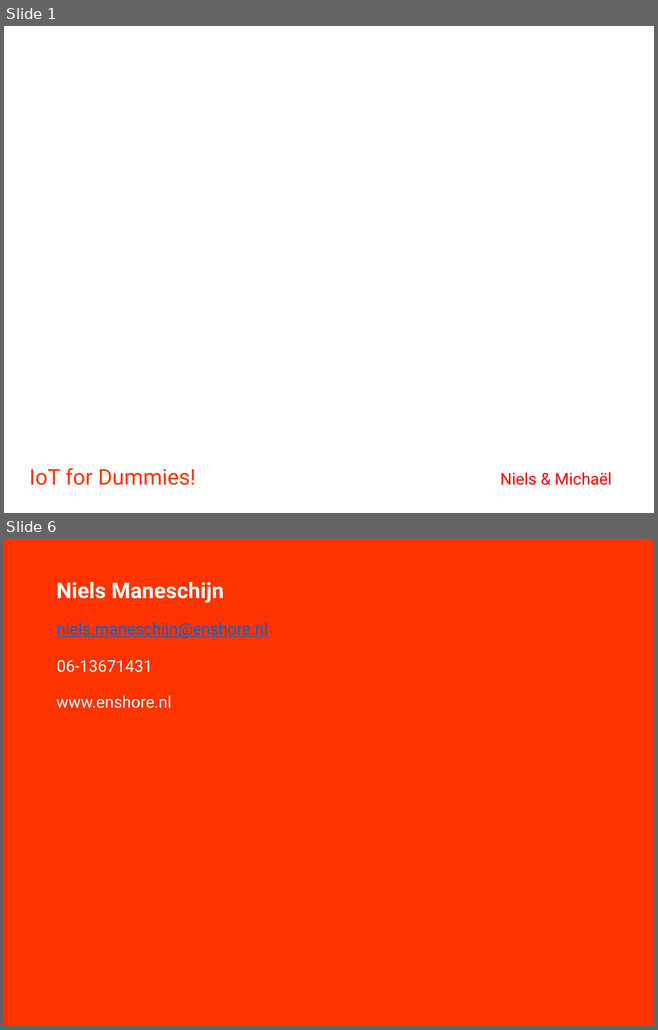
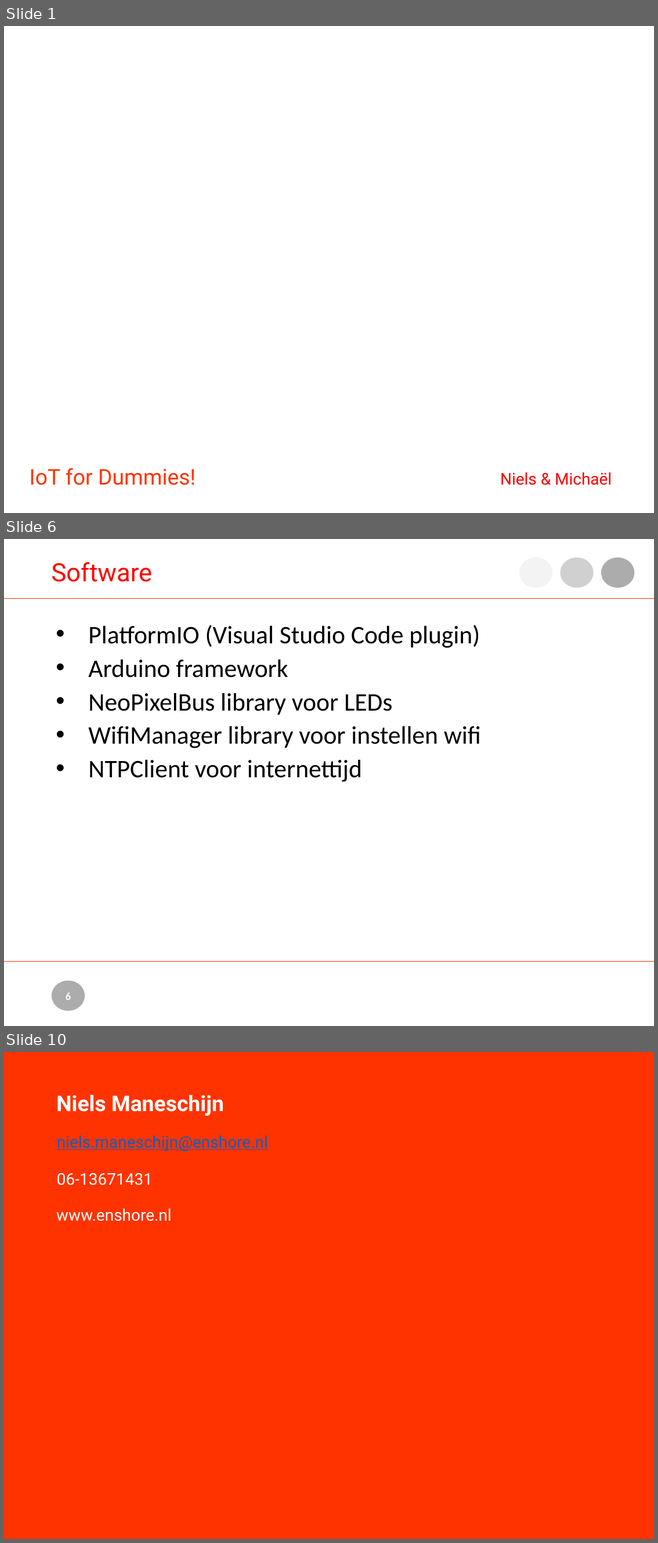
Before and after one commit to nielsmaneschijn/lotlr, a slide deck: doc/IOT for Dummies.pptx. Shown one above the other, each under a label of ours: slides 1 and 6 before the commit, slides 1, 6 and 10 after it; the slides between them are not shown. The pictures are 658x1030 and 658x1543 pixels, drawn with LibreOffice and Linux fonts; fonts in the diff are those of the drawing; background and template pictures are left out. Boxes give left, top, right and bottom in pixels: in the first picture for what was removed or moved away, otherwise in the second. Text is boxed around its words. In the diff, an @@ line names an element or a change of style, - is before the commit and + after.

```diff
--- a/doc/IOT for Dummies.pptx
+++ b/doc/IOT for Dummies.pptx
@@ slide 6 added at bbox=[4, 539, 654, 1026], background #FFFFFF @@
@@ text added at bbox=[52, 562, 152, 582], 28 pt, text #FF0000 @@
+Software
@@ ellipse added at bbox=[519, 557, 552, 588], fill #8A8A8A at 10% opacity @@
@@ ellipse added at bbox=[560, 557, 593, 588], fill #8A8A8A at 40% opacity @@
@@ ellipse added at bbox=[601, 557, 634, 588], fill #8A8A8A at 70% opacity @@
@@ line added from (4, 599) to (654, 599), #FF3300 1 pt @@
@@ text added at bbox=[88, 625, 481, 782], 28 pt, text #000000 @@
+• PlatformIO (Visual Studio Code plugin)
+• Arduino framework
+• NeoPixelBus library voor LEDs
+• WifiManager library voor instellen wifi
+• NTPClient voor internettijd
@@ line added from (4, 962) to (654, 962), #FF3300 1 pt @@
@@ ellipse added at bbox=[52, 981, 85, 1011], fill #8A8A8A at 70% opacity @@
@@ page number added at bbox=[65, 993, 71, 1000], 12 pt, text #FFFFFF, bold @@
+6
@@ what was slide 6 is now slide 10 @@
```
Also in this commit, not shown: 1 slide changed, 5 other slides added, 2 slides removed.
